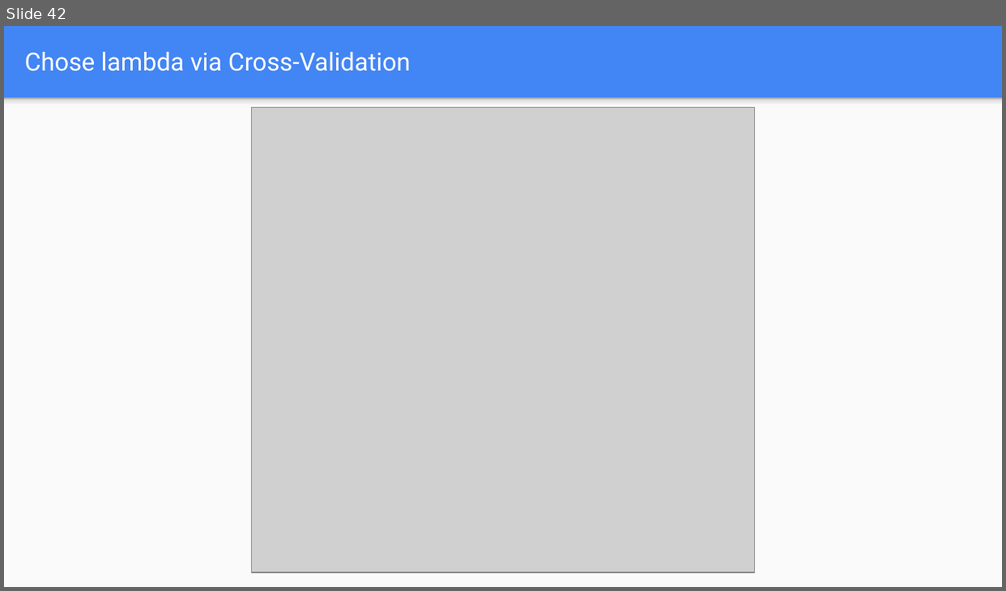
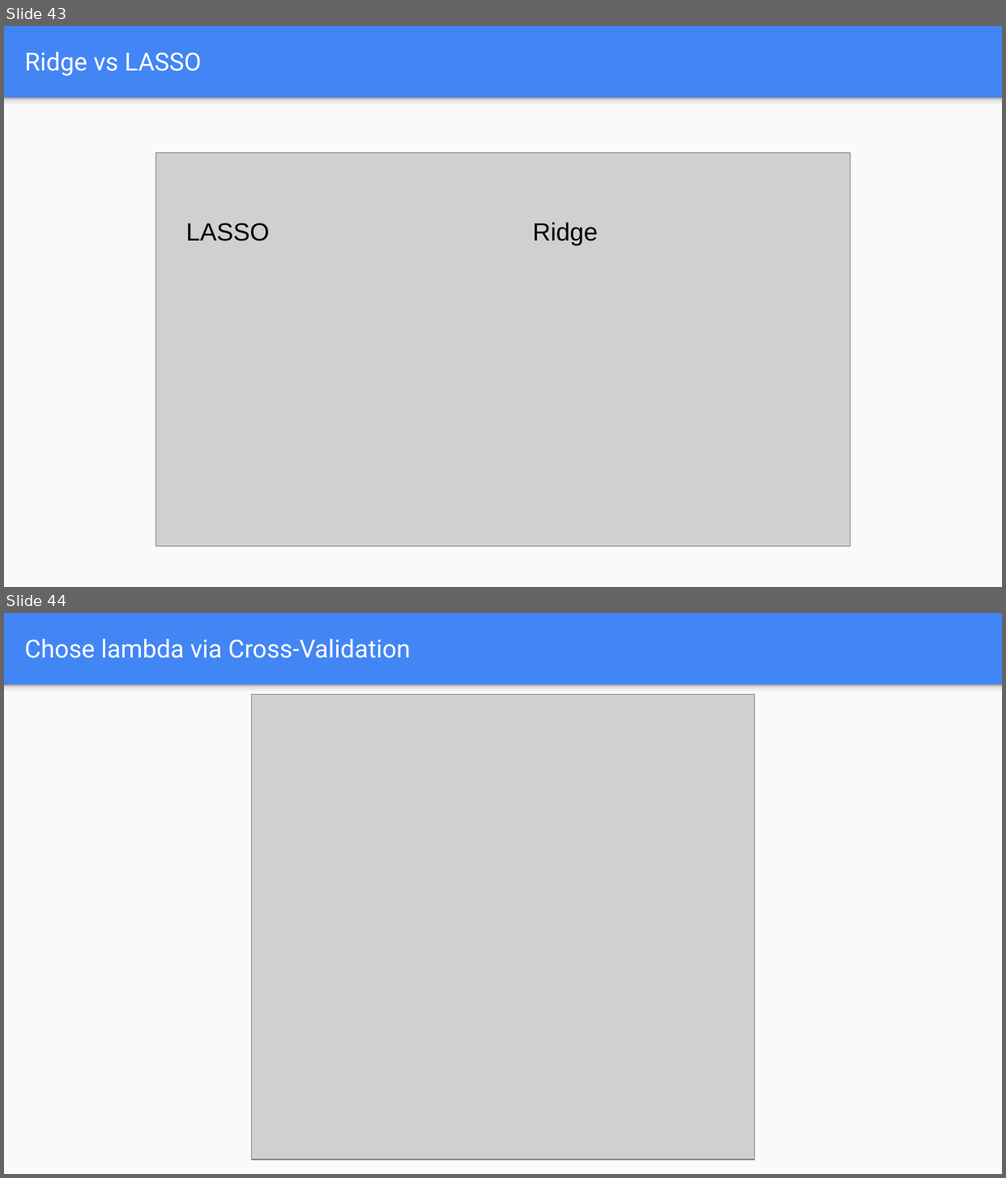
Before and after one commit to wmarshall484/DSI_LECTURES_2, a slide deck: regularized-regression/ryan_henning/Cross-Validation & Regularization.pptx. Shown one above the other, each under a label of ours: slide 42 before the commit, slides 43 and 44 after it. The pictures are 1006x591 and 1006x1178 pixels, drawn with LibreOffice and Linux fonts; fonts in the diff are those of the drawing; grey boxes stand for pictures. Boxes give left, top, right and bottom in pixels: in the first picture for what was removed or moved away, otherwise in the second. Text is boxed around its words. In the diff, an @@ line names an element or a change of style, - is before the commit and + after.

```diff
--- a/regularized-regression/ryan_henning/Cross-Validation & Regularization.pptx
+++ b/regularized-regression/ryan_henning/Cross-Validation & Regularization.pptx
@@ slide 43 added at bbox=[4, 26, 1002, 587], background #4285F4; not listed: 2 template elements that a slide beside it also shows @@
@@ title added at bbox=[25, 52, 202, 76], 18 pt, text #FFFFFF @@
+Ridge vs LASSO
@@ picture added at bbox=[155, 152, 850, 546] @@
@@ text added at bbox=[186, 223, 270, 241], 18 pt, text #000000 @@
+LASSO
@@ text added at bbox=[533, 222, 598, 246], 18 pt, text #000000 @@
+Ridge
@@ what was slide 42 is now slide 44 @@
```
Also in this commit, not shown: 1 slide changed, 1 other slide added, 1 other file.
